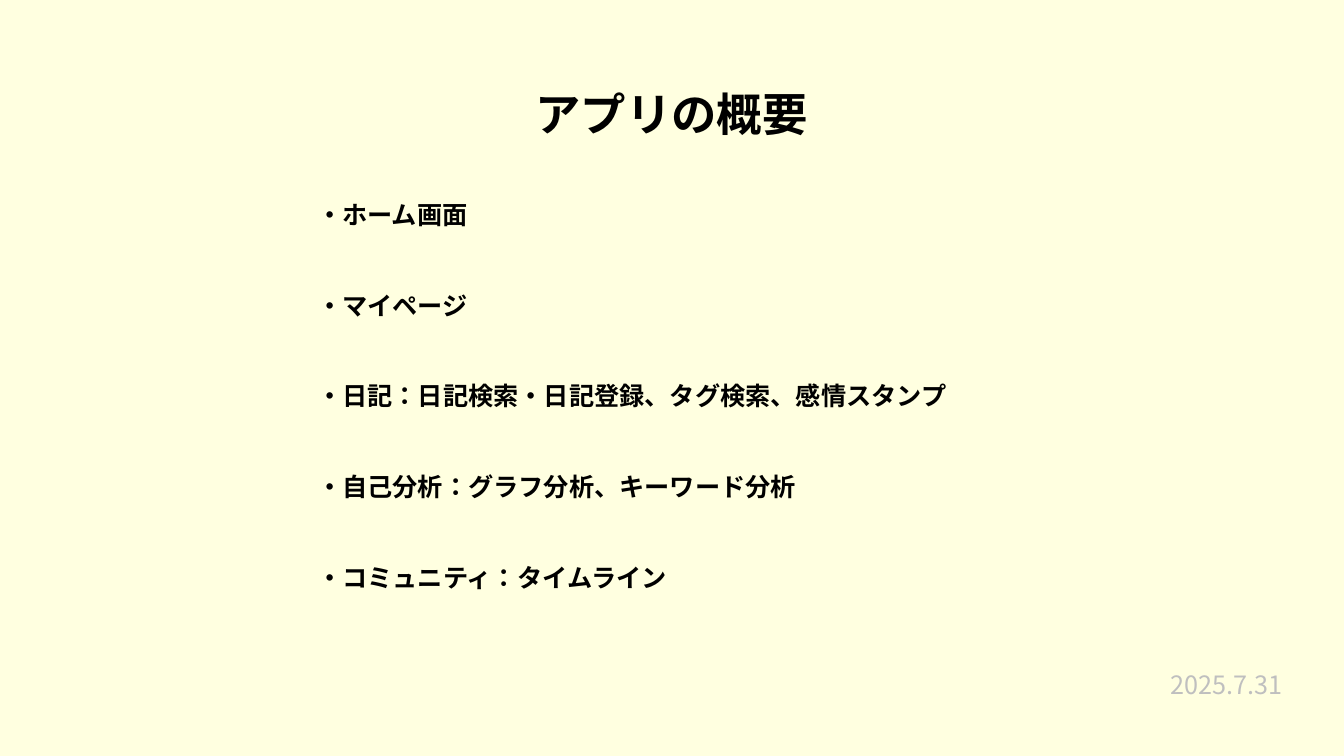
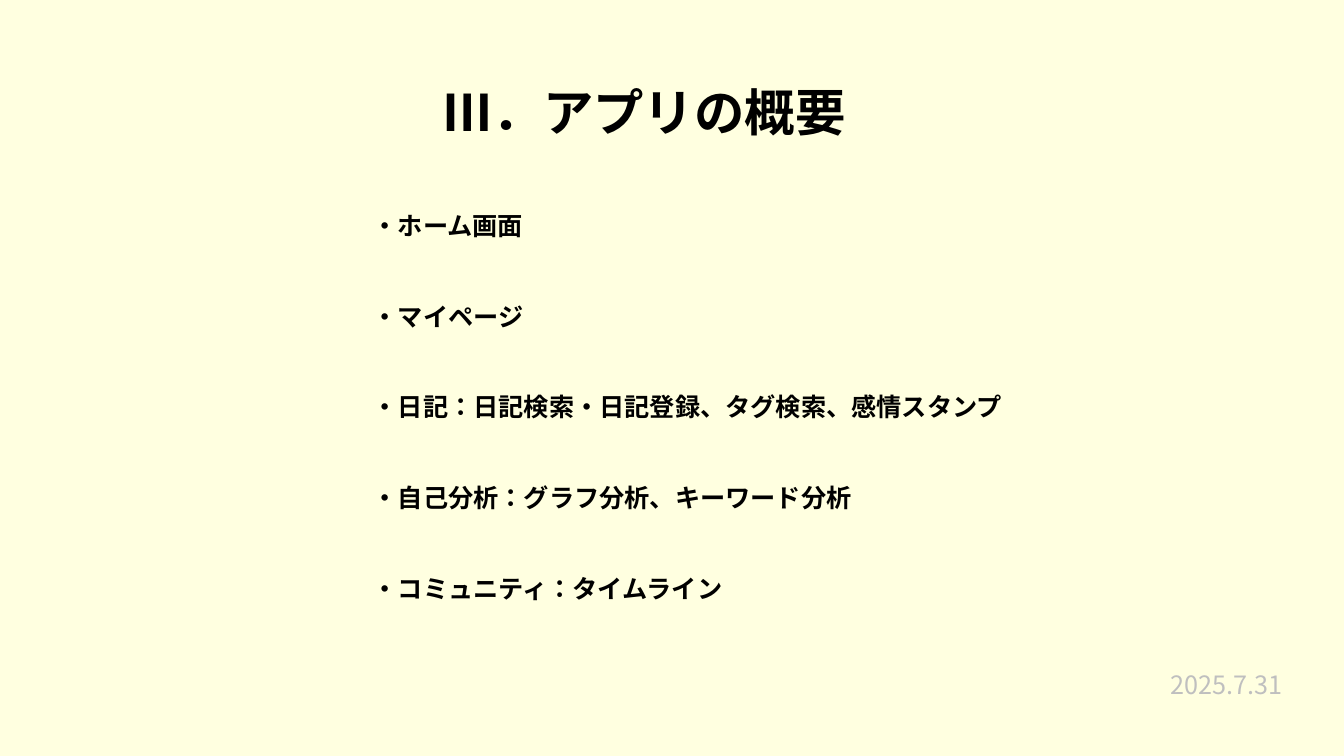
Before and after one commit to plusdojo2025/a2-7, a slide deck: slide 5 of 発表準備/7月成果発表会.pptx. Drawn at 1344x756 pixels with LibreOffice and Linux fonts; fonts in the diff are those of the drawing. Boxes give left, top, right and bottom in pixels: in the first picture for what was removed or moved away, otherwise in the second. Text is boxed around its words. In the diff, an @@ line names an element or a change of style, - is before the commit and + after.

```diff
--- a/発表準備/7月成果発表会.pptx
+++ b/発表準備/7月成果発表会.pptx
@@ title at (442, 88, 845, 136): text changed; size 32.4 to 36 pt @@
-アプリの概要
+Ⅲ．アプリの概要
@@ text "・ホーム画面": place and size @@
-text "・ホーム画面" at (317, 203, 946, 590)
+text "・ホーム画面" at (373, 214, 1002, 601)
```
Also in this commit, not shown: 13 other slides changed, 4 other files.
